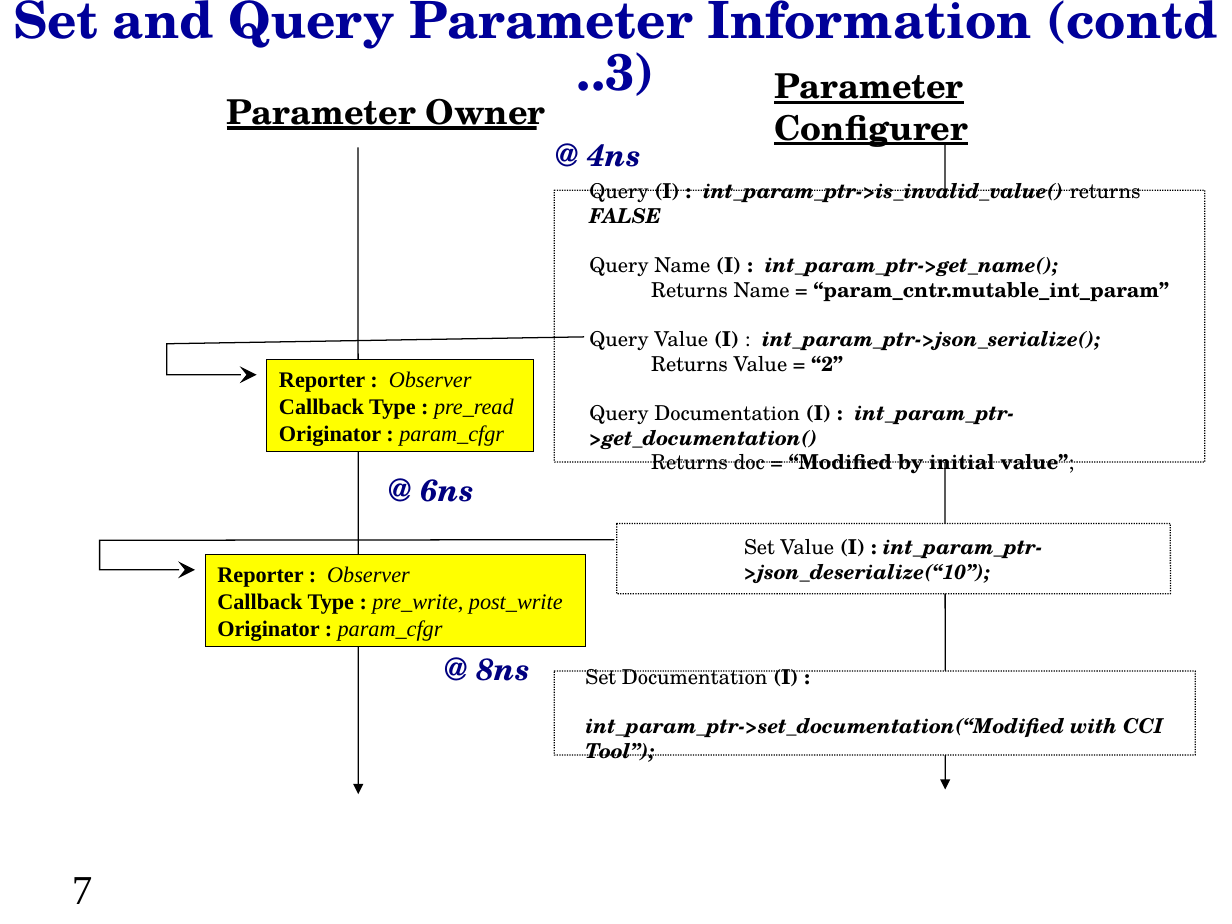
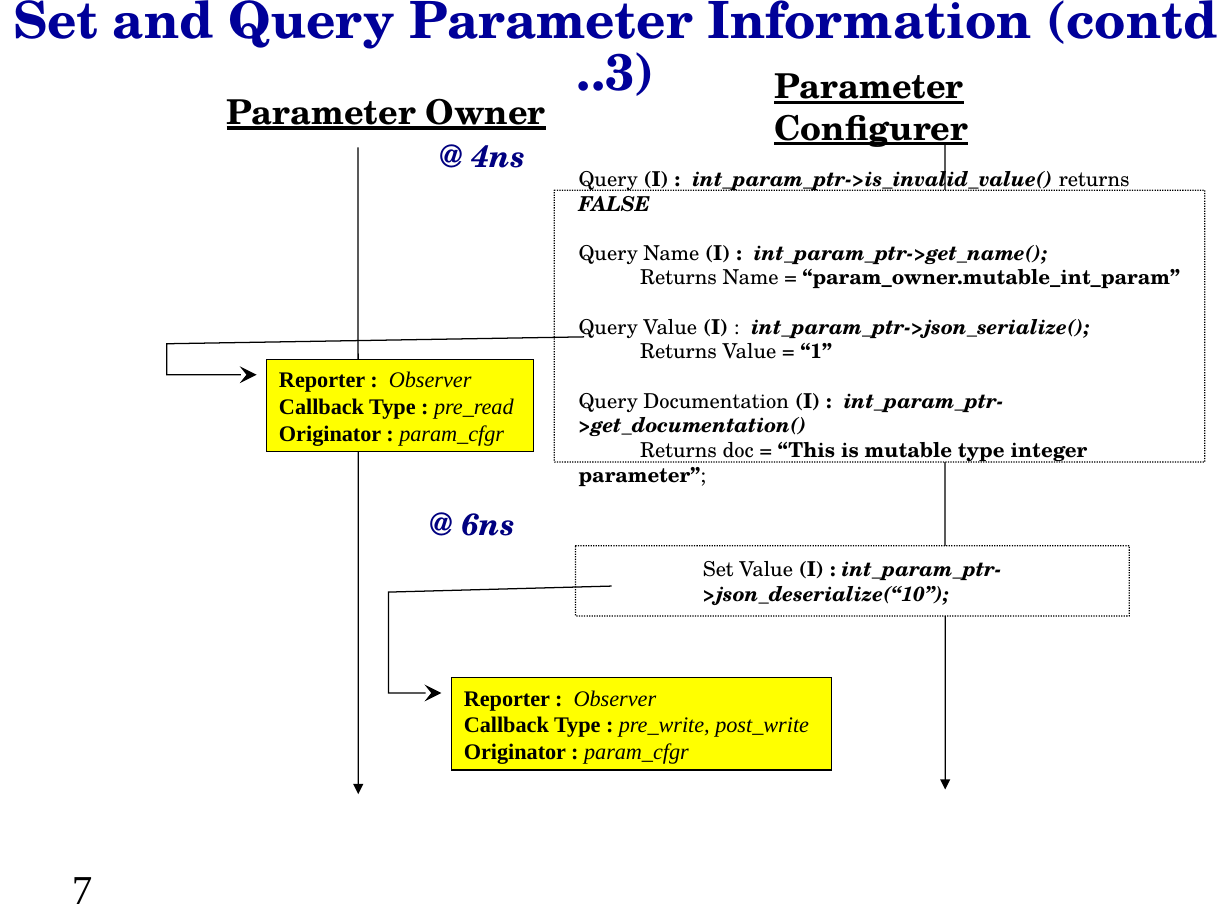
Before and after one commit to accellera-official/cci, a slide deck: slide 7 of examples/ex7_Parameter_Information/docs/ex7_Parameter_Information.ppt. Drawn at 1232x924 pixels with LibreOffice and Linux fonts; fonts in the diff are those of the drawing; background and template pictures are left out. Boxes give left, top, right and bottom in pixels: in the first picture for what was removed or moved away, otherwise in the second. Text is boxed around its words. In the diff, an @@ line names an element or a change of style, - is before the commit and + after.

```diff
--- a/examples/ex7_Parameter_Information/docs/ex7_Parameter_Information.ppt
+++ b/examples/ex7_Parameter_Information/docs/ex7_Parameter_Information.ppt
@@ text "@ 4ns": place and size @@
-text "@ 4ns" at bbox=[587, 144, 641, 167]
+text "@ 4ns" at bbox=[472, 145, 526, 168]
@@ text in rounded rectangle at bbox=[640, 269, 1180, 288]: text changed @@
-Returns Name = “param_cntr.mutable_int_param”
+Returns Name = “param_owner.mutable_int_param”
@@ text in rounded rectangle at bbox=[640, 343, 832, 359]: text changed @@
-Returns Value = “2”
+Returns Value = “1”
@@ text in rounded rectangle at bbox=[579, 442, 1088, 486]: text changed @@
-Returns doc = “Modified by initial value”;
+Returns doc = “This is mutable type integer parameter”;
@@ text "@ 6ns": place and size @@
-text "@ 6ns" at bbox=[420, 479, 474, 502]
+text "@ 6ns" at bbox=[461, 513, 515, 536]
@@ rounded rectangle "Set Value (I) : int_param_ptr->json_deserialize(“10”);": place and size @@
-rounded rectangle "Set Value (I) : int_param_ptr->json_deserialize(“10”);" at bbox=[617, 524, 1170, 594]
+rounded rectangle "Set Value (I) : int_param_ptr->json_deserialize(“10”);" at bbox=[575, 546, 1129, 616]
@@ text removed at bbox=[476, 658, 530, 681] @@
-@ 8ns
@@ freeform shape "Reporter : Observer": place and size @@
-freeform shape "Reporter : Observer" at bbox=[206, 554, 585, 647]
+freeform shape "Reporter : Observer" at bbox=[452, 678, 832, 770]
@@ rounded rectangle removed at bbox=[554, 671, 1195, 755] @@
-Set Documentation (I) :
-int_param_ptr->set_documentation(“Modified with CCI Tool”);
```
Also in this commit, not shown: 11 other slides changed, 4 other files.
